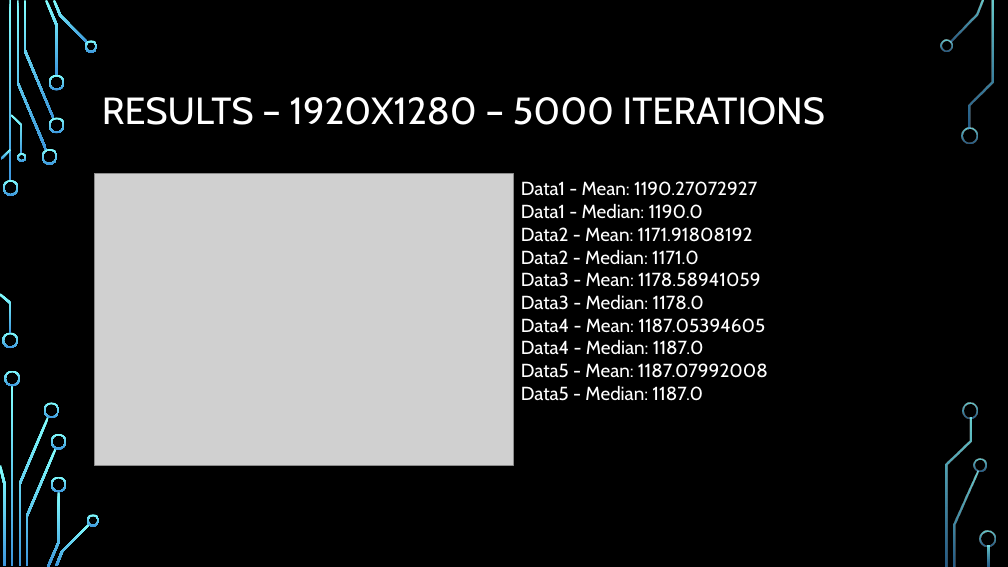
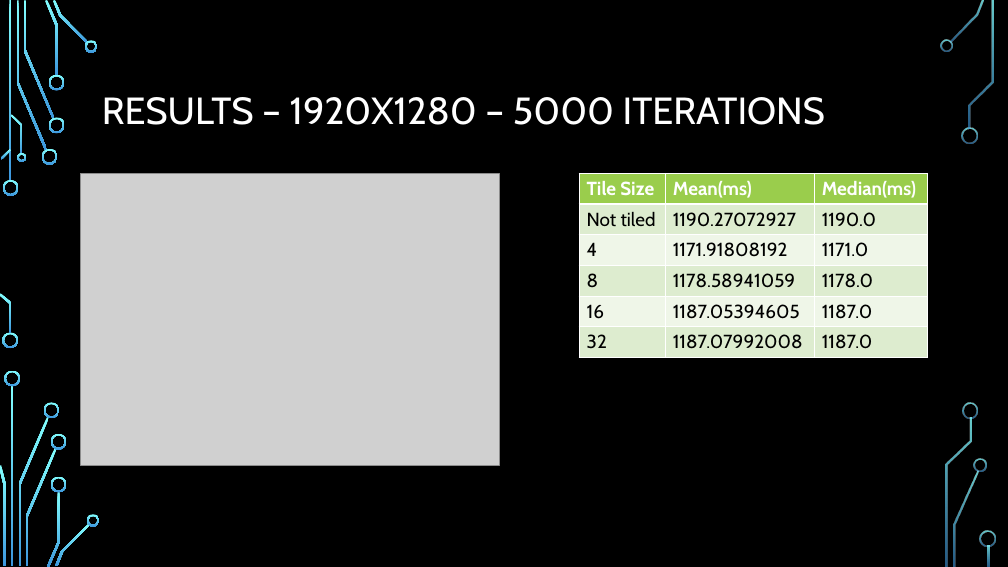
Before and after one commit to Shorte240/DSaA-Submission, a slide deck: slide 19 of CMP202 Assessment.pptx. Drawn at 1008x567 pixels with LibreOffice and Linux fonts; fonts in the diff are those of the drawing; grey boxes stand for pictures; background and template pictures are left out. Boxes give left, top, right and bottom in pixels: in the first picture for what was removed or moved away, otherwise in the second. Text is boxed around its words. In the diff, an @@ line names an element or a change of style, - is before the commit and + after.

```diff
--- a/CMP202 Assessment.pptx
+++ b/CMP202 Assessment.pptx
@@ picture: place and size @@
-picture at <box>95,173,513,465</box>
+picture at <box>80,173,499,465</box>
@@ table added at <box>579,173,928,357</box>, 6 rows, 3 columns @@
+Tile Size | Mean(ms) | Median(ms)
+Not tiled | 1190.27072927 | 1190.0
+4 | 1171.91808192 | 1171.0
+8 | 1178.58941059 | 1178.0
+16 | 1187.05394605 | 1187.0
+32 | 1187.07992008 | 1187.0
@@ text removed at <box>521,181,768,401</box> @@
-Data1 - Mean: 1190.27072927
-Data1 - Median: 1190.0
-Data2 - Mean: 1171.91808192
-Data2 - Median: 1171.0
-Data3 - Mean: 1178.58941059
-Data3 - Median: 1178.0
-Data4 - Mean: 1187.05394605
-Data4 - Median: 1187.0
-Data5 - Mean: 1187.07992008
-Data5 - Median: 1187.0
```
Also in this commit, not shown: 13 other slides changed.
